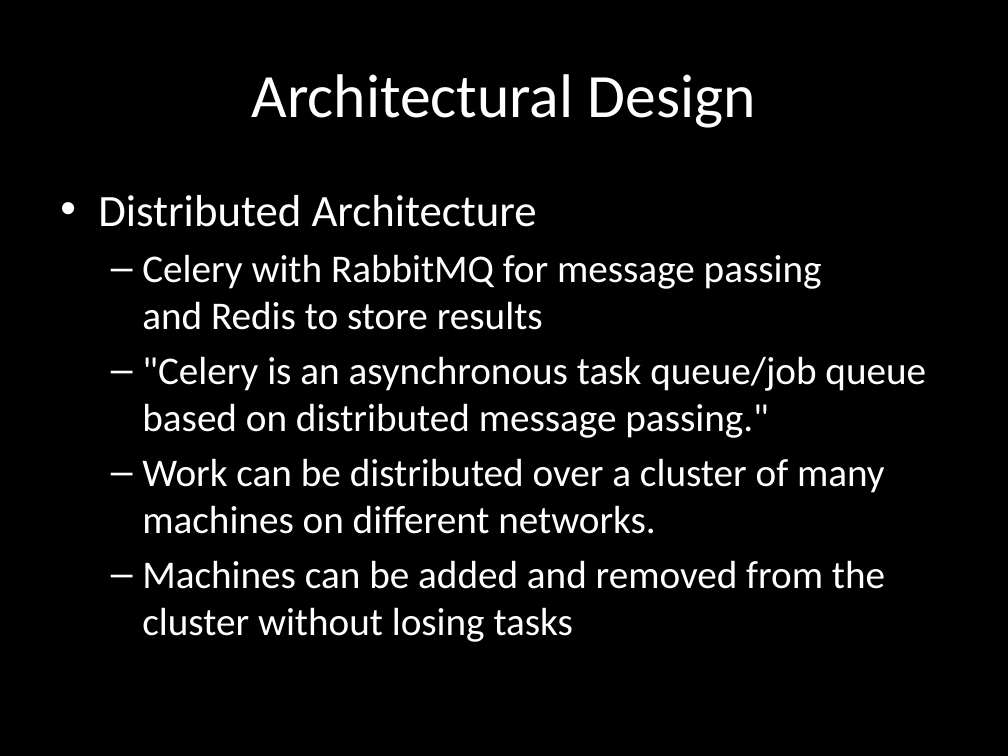
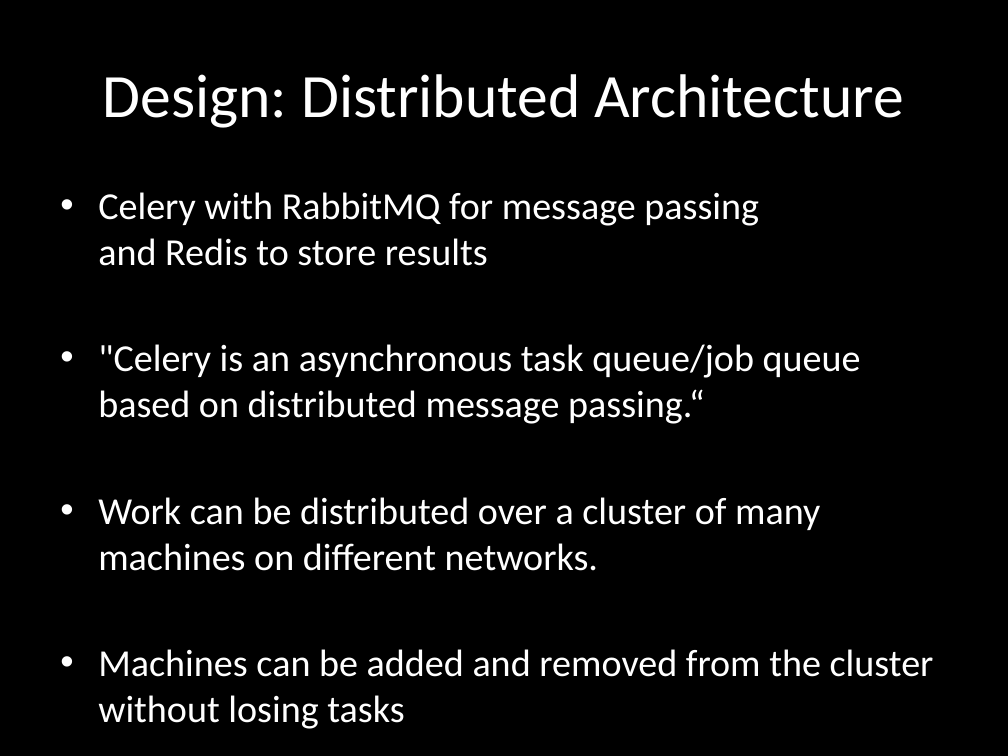
Before and after one commit to chrissorchard/malucrawl, a slide deck: slide 8 of doc/pres1/wk4-progress.pptx (slide 7 before the commit). Drawn at 1008x756 pixels with LibreOffice and Linux fonts; fonts in the diff are those of the drawing; background and template pictures are left out. Boxes give left, top, right and bottom in pixels: in the first picture for what was removed or moved away, otherwise in the second. Text is boxed around its words. In the diff, an @@ line names an element or a change of style, - is before the commit and + after.

```diff
--- a/doc/pres1/wk4-progress.pptx
+++ b/doc/pres1/wk4-progress.pptx
@@ title at [103, 74, 903, 128]: text changed @@
-Architectural Design
+Design: Distributed Architecture
@@ text at [98, 195, 537, 227]: paragraph removed @@
-• Distributed Architecture
@@ text at [98, 192, 934, 677]: size 28 to 27.2 pt in "Celery with RabbitMQ for message passing and ...", "Work can be distributed over a cluster ...", "Machines can be added and removed from ..."; bullet – to •; list level 2 to 1 in "Celery with RabbitMQ for message ..."; list level 2 to 1 in "Work can be distributed over ..."; list level 2 to 1 in "Machines can be added and ..." @@
@@ text at [98, 344, 861, 424]: text changed; size 28 to 27.2 pt @@
-  – "Celery is an asynchronous task queue/job queue based on distributed message passing."
+• "Celery is an asynchronous task queue/job queue based on distributed message passing.“
```
Also in this commit, not shown: 6 other slides changed, 2 slides added.
